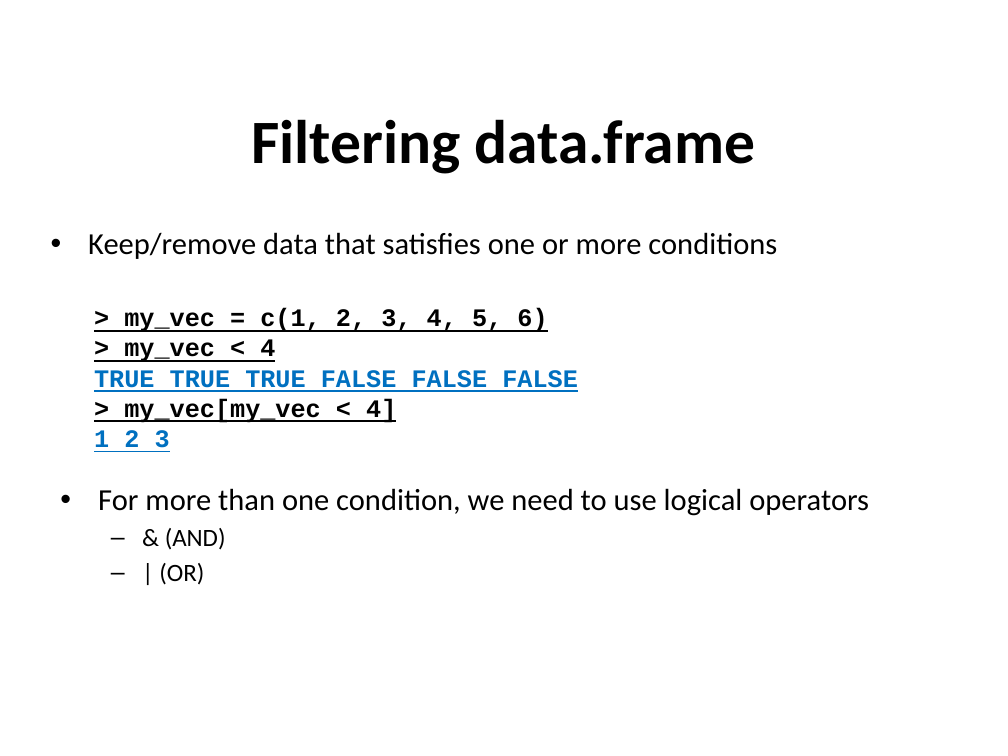
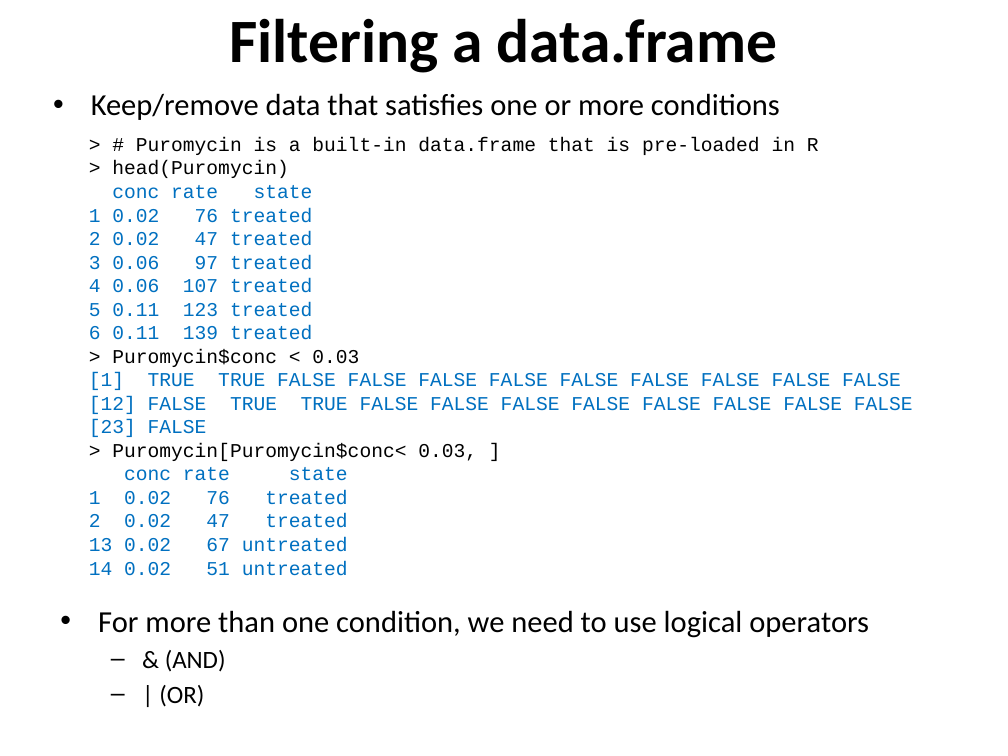
Before and after one commit to sraorao/MSD_R_course_HT2022, a slide deck: slide 23 of powerpoint/Session1.pptx. Drawn at 1008x756 pixels with LibreOffice and Linux fonts; fonts in the diff are those of the drawing. Boxes give left, top, right and bottom in pixels: in the first picture for what was removed or moved away, otherwise in the second. Text is boxed around its words. In the diff, an @@ line names an element or a change of style, - is before the commit and + after.

```diff
--- a/powerpoint/Session1.pptx
+++ b/powerpoint/Session1.pptx
@@ text at <box>229,18,778,73</box>: text changed @@
-Filtering data.frame
+Filtering a data.frame
@@ text "Keep/remove data that satisfies one ...": place and size @@
-text "Keep/remove data that satisfies one ..." at <box>88,232,777,259</box>
+text "Keep/remove data that satisfies one ..." at <box>91,93,780,120</box>
@@ text at <box>89,137,913,576</box>: text changed; size 18 to 14 pt; text colour #000000 to #0070C0; bold off @@
-> my_vec = c(1, 2, 3, 4, 5, 6)
-> my_vec < 4
-TRUE TRUE TRUE FALSE FALSE FALSE
-> my_vec[my_vec < 4]
-1 2 3
+> # Puromycin is a built-in data.frame that is pre-loaded in R
+> head(Puromycin)
+conc rate state
+1 0.02 76 treated
+2 0.02 47 treated
+3 0.06 97 treated
+4 0.06 107 treated
+5 0.11 123 treated
+6 0.11 139 treated
+> Puromycin$conc < 0.03
+[1] TRUE TRUE FALSE FALSE FALSE FALSE FALSE FALSE FALSE FALSE FALSE
+[12] FALSE TRUE TRUE FALSE FALSE FALSE FALSE FALSE FALSE FALSE FALSE
+[23] FALSE
+> Puromycin[Puromycin$conc< 0.03, ]
+conc rate state
+1 0.02 76 treated
+2 0.02 47 treated
+13 0.02 67 untreated
+14 0.02 51 untreated
@@ text "For more than one condition, ...": place and size @@
-text "For more than one condition, ..." at <box>98,488,869,585</box>
+text "For more than one condition, ..." at <box>98,610,869,707</box>
```
Also in this commit, not shown: 3 other slides changed, 1 slide removed, 3 other files.
